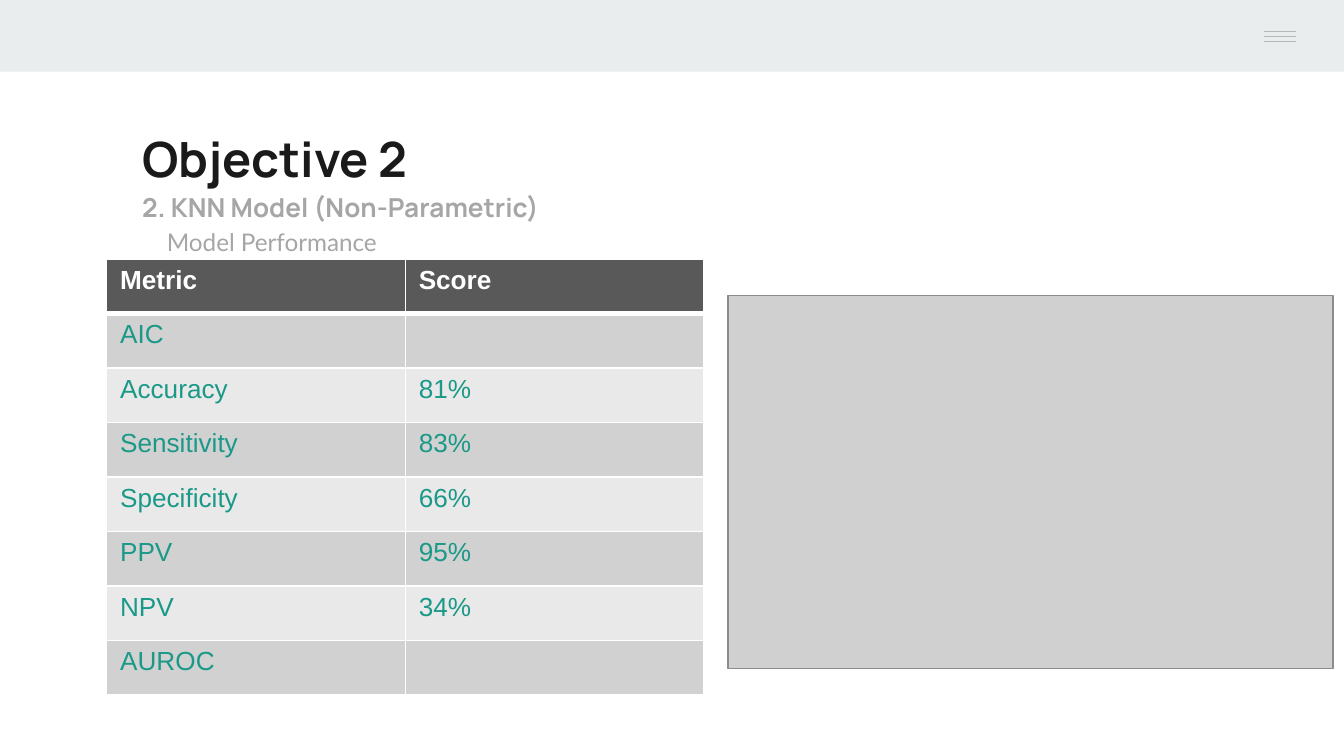
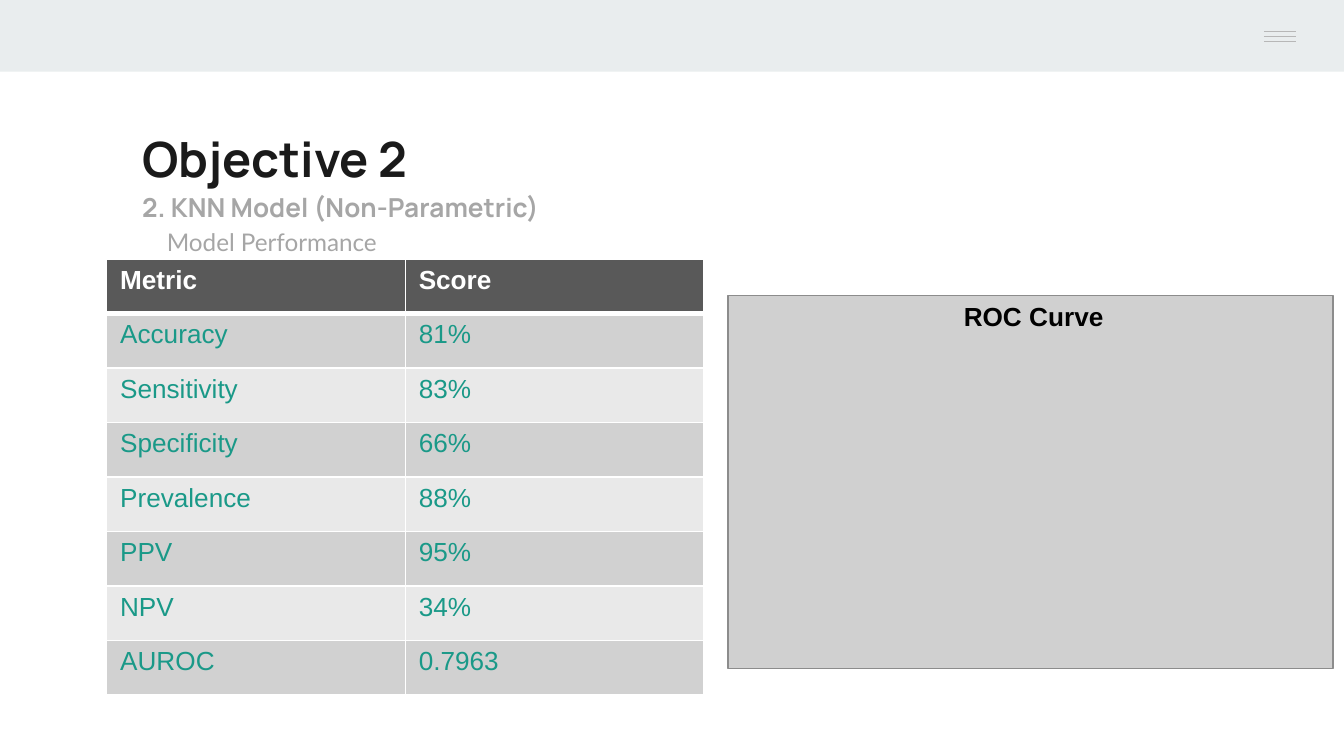
Before and after one commit to Mr-Chang95/Bank-Marketing-Analysis-Logistic-Regression, a slide deck: slide 29 of Project2_Chang_Craus_Yule.pptx (slide 30 before the commit). Drawn at 1344x756 pixels with LibreOffice and Linux fonts; fonts in the diff are those of the drawing; grey boxes stand for pictures. Boxes give left, top, right and bottom in pixels: in the first picture for what was removed or moved away, otherwise in the second. Text is boxed around its words. In the diff, an @@ line names an element or a change of style, - is before the commit and + after.

```diff
--- a/Project2_Chang_Craus_Yule.pptx
+++ b/Project2_Chang_Craus_Yule.pptx
@@ table at [106, 259, 703, 695] @@
-row 2: AIC | 
+row 5: Prevalence | 88%
-row 8, column 2: 
+row 8, column 2: 0.7963
@@ text added at [964, 307, 1103, 327], 14 pt, text #000000, bold @@
+ROC Curve
```
Also in this commit, not shown: 9 other slides changed, 2 slides added, 3 slides removed.
